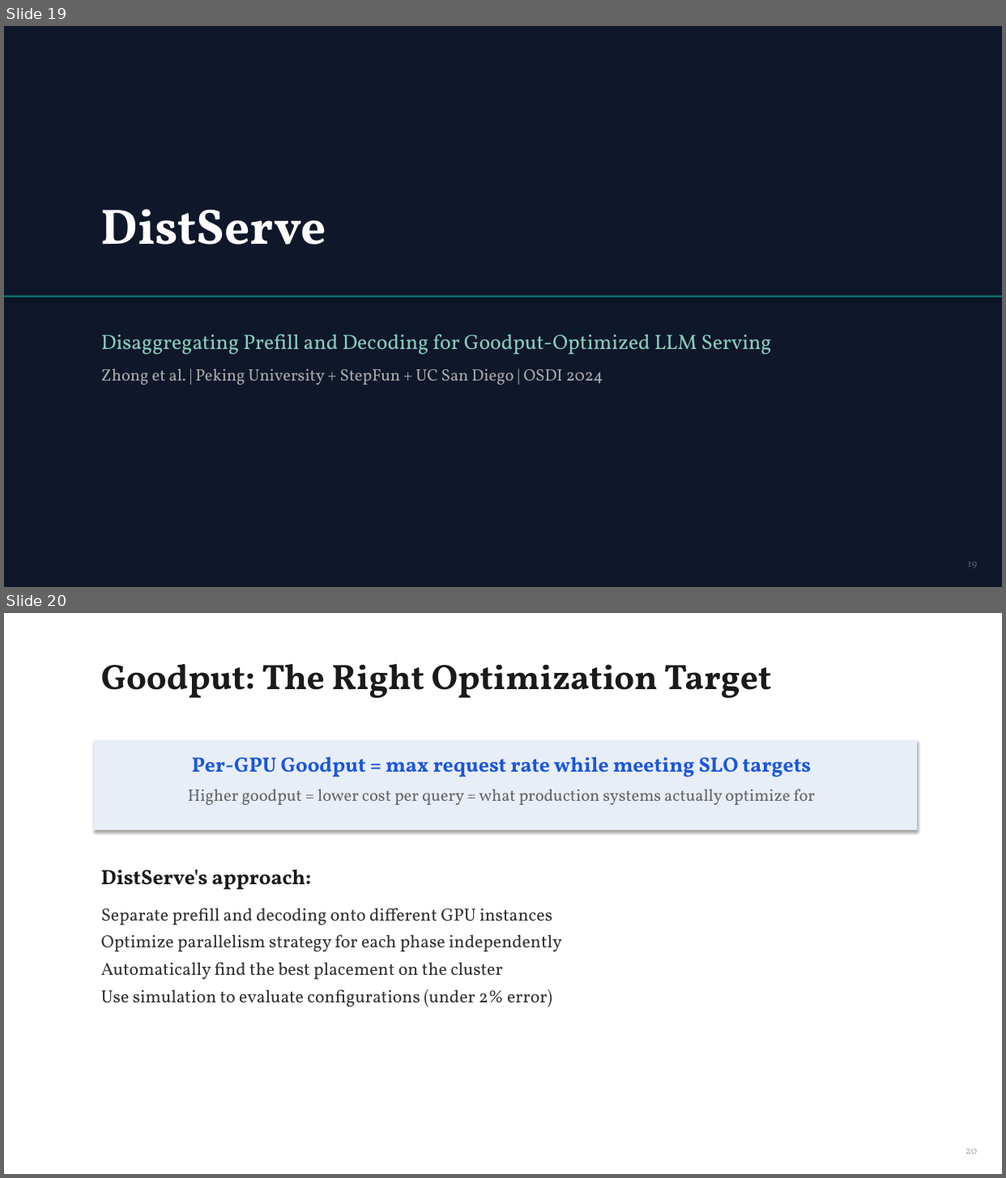
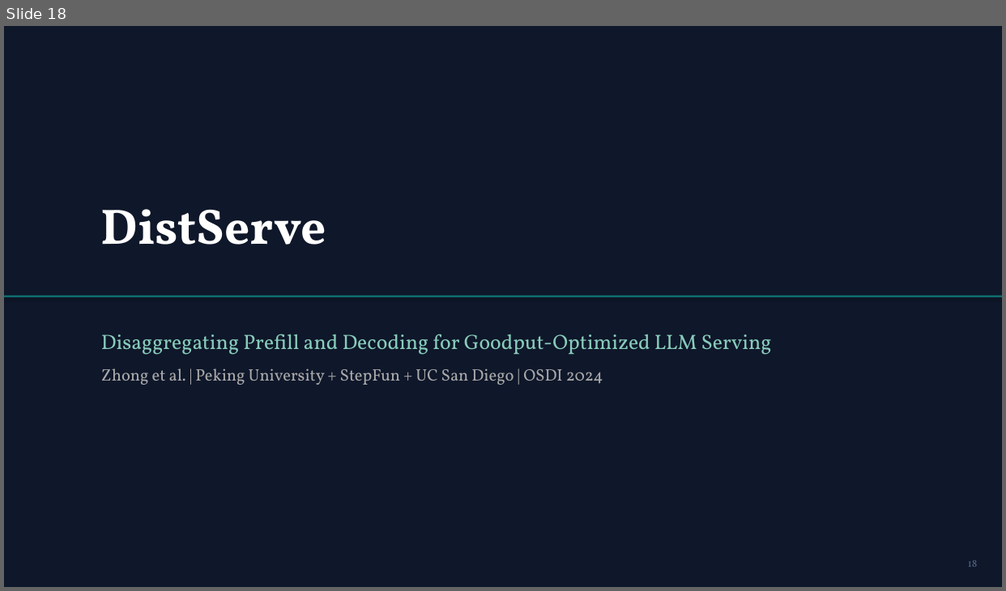
Before and after one commit to beratcelik1/llm-inference-phase-disaggregation, a slide deck: presentation/Phase_Disaggregation_LLM_Inference.pptx. Shown one above the other, each under a label of ours: slides 19 and 20 before the commit, slide 18 after it. The pictures are 1006x1178 and 1006x591 pixels, drawn with LibreOffice and Linux fonts; fonts in the diff are those of the drawing. Boxes give left, top, right and bottom in pixels: in the first picture for what was removed or moved away, otherwise in the second. Text is boxed around its words. In the diff, an @@ line names an element or a change of style, - is before the commit and + after.

Commit message:
fix: merge Ethan's PPTX changes, fix slide numbers and script structure
- Removed outline slide from Ethan's PPTX (30 -> 29 slides)
- Updated slide numbers on all slides
- Ethan's changes: renamed slides 19-21, added "Why Not Chunked Prefill",
  removed Ablation, Latency fig, Limitations, Summary slides
- Fixed script structure: added slide numbers, separators
- Preserved Ethan's script text as-is
- Regenerated all PDFs

```diff
--- a/presentation/Phase_Disaggregation_LLM_Inference.pptx
+++ b/presentation/Phase_Disaggregation_LLM_Inference.pptx
@@ slide 20 removed at [4, 613, 1002, 1174], background #FFFFFF @@
@@ text removed at [101, 664, 772, 698] @@
-Goodput: The Right Optimization Target
@@ rectangle removed at [94, 740, 918, 830] @@
@@ text removed at [188, 756, 815, 805] @@
-Per-GPU Goodput = max request rate while meeting SLO targets
-Higher goodput = lower cost per query = what production systems actually optimize for
@@ text removed at [101, 869, 562, 1007] @@
-DistServe's approach:
-Separate prefill and decoding onto different GPU instances
-Optimize parallelism strategy for each phase independently
-Automatically find the best placement on the cluster
-Use simulation to evaluate configurations (under 2% error)
@@ text removed at [965, 1149, 977, 1154] @@
-20
@@ what was slide 19 is now slide 18 @@
@@ slide 18 changed as well @@
@@ text at [968, 561, 977, 567]: text changed @@
-19
+18
```
Also in this commit, not shown: 21 other slides changed, 2 slides added, 5 other slides removed, 6 other files.
